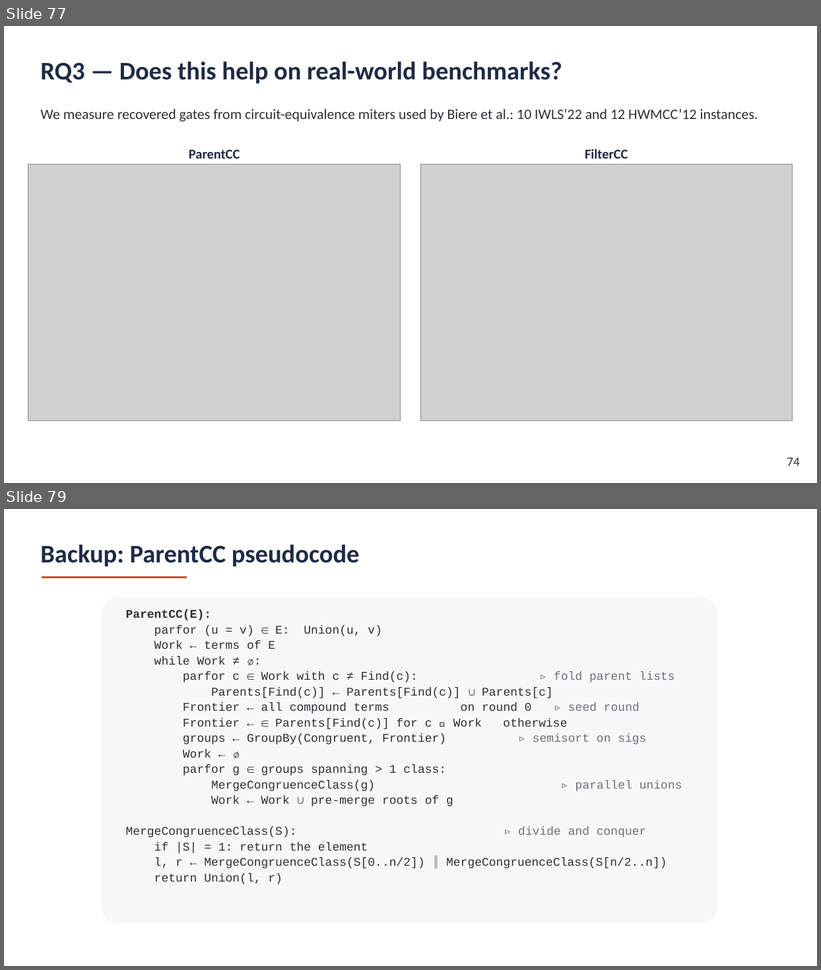
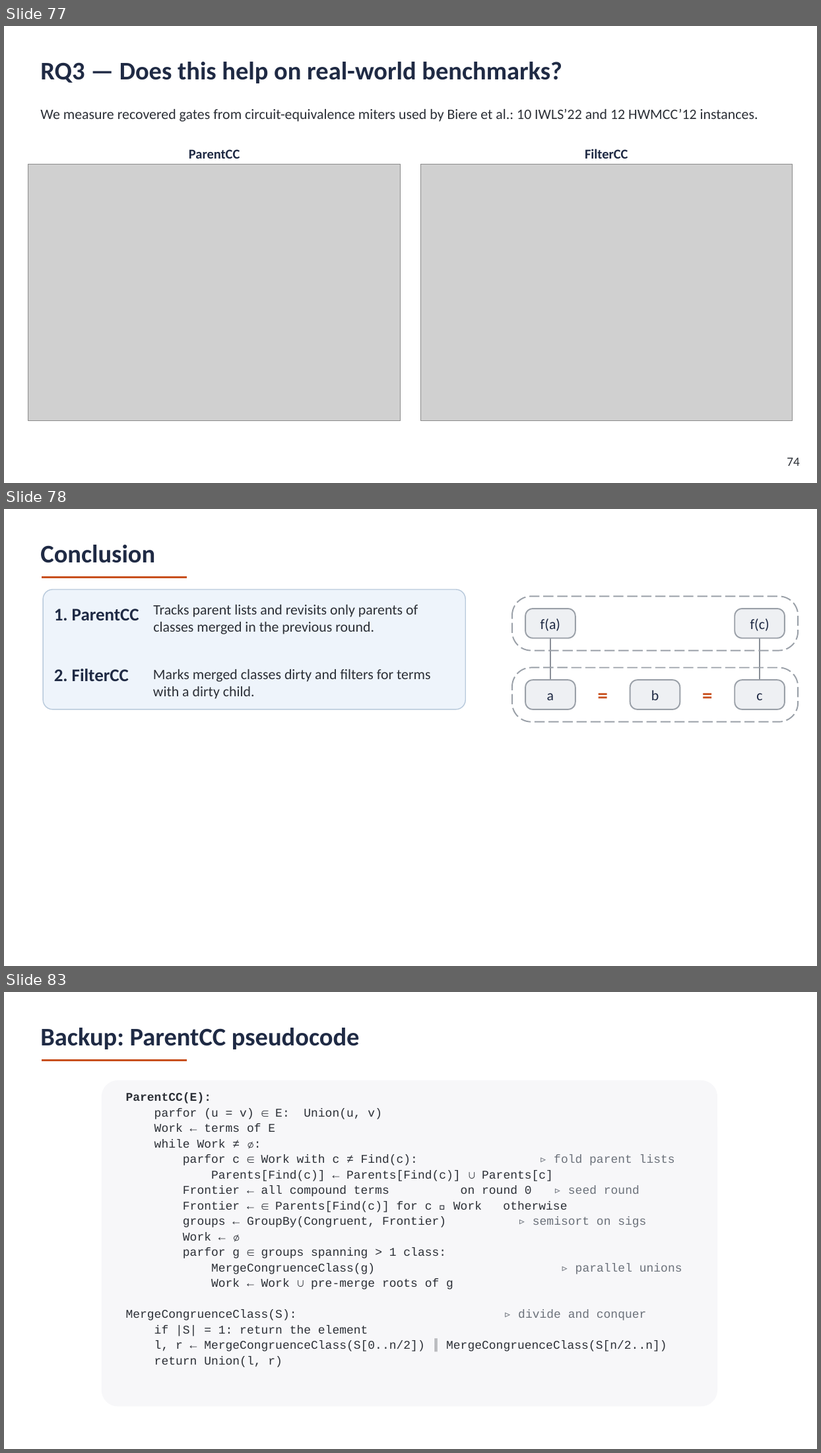
Before and after one commit to amarshah1/parallelcc-paper, a slide deck: slides/parallelcc-part1-version-2.pptx. Shown one above the other, each under a label of ours: slides 77 and 79 before the commit, slides 77, 78 and 83 after it; the slides between them are not shown. The pictures are 821x970 and 821x1453 pixels, drawn with LibreOffice and Linux fonts; fonts in the diff are those of the drawing; grey boxes stand for pictures. Boxes give left, top, right and bottom in pixels: in the first picture for what was removed or moved away, otherwise in the second. Text is boxed around its words. In the diff, an @@ line names an element or a change of style, - is before the commit and + after.

```diff
--- a/slides/parallelcc-part1-version-2.pptx
+++ b/slides/parallelcc-part1-version-2.pptx
@@ slide 78 added at [4,509,817,966], background #FFFFFF @@
@@ text added at [40,545,155,563], 30 pt, text #1F2A44, bold @@
+Conclusion
@@ line added from (42, 578) to (187, 578), #C8501E 2.5 pt @@
@@ rounded rectangle added at [43,590,466,710], fill #EEF4FB, outline #B9CADC 1.1 pt @@
@@ text added at [153,605,418,634], 17 pt, text #2B2F36 @@
+Tracks parent lists and revisits only parents of classes merged in the previous round.
@@ rounded rectangle added at [512,596,798,650], outline #9AA0A8 1.5 pt dashed @@
@@ text added at [54,609,139,621], 21 pt, text #1F2A44, bold @@
+1. ParentCC
@@ rounded rectangle added at [525,609,576,638], fill #EEF0F3, outline #9AA0A8 1.5 pt, 17 pt, text #1F2A44 @@
+f(a)
@@ rounded rectangle added at [735,609,785,638], fill #EEF0F3, outline #9AA0A8 1.5 pt, 17 pt, text #1F2A44 @@
+f(c)
@@ line added from (550, 638) to (550, 681), #8A8F98 1.5 pt @@
@@ line added from (760, 638) to (760, 681), #8A8F98 1.5 pt @@
@@ text added at [54,669,129,681], 21 pt, text #1F2A44, bold @@
+2. FilterCC
@@ text added at [153,669,431,699], 17 pt, text #2B2F36 @@
+Marks merged classes dirty and filters for terms with a dirty child.
@@ rounded rectangle added at [512,667,798,722], outline #9AA0A8 1.5 pt dashed @@
@@ rounded rectangle added at [525,681,576,710], fill #EEF0F3, outline #9AA0A8 1.5 pt, 17 pt, text #1F2A44 @@
+a
@@ text added at [587,681,620,709], 24 pt, text #C8501E, bold @@
+=
@@ rounded rectangle added at [630,681,680,710], fill #EEF0F3, outline #9AA0A8 1.5 pt, 17 pt, text #1F2A44 @@
+b
@@ text added at [691,681,725,709], 24 pt, text #C8501E, bold @@
+=
@@ rounded rectangle added at [735,681,785,710], fill #EEF0F3, outline #9AA0A8 1.5 pt, 17 pt, text #1F2A44 @@
+c
@@ what was slide 79 is now slide 83 @@
```
Also in this commit, not shown: 1 slide changed, 3 other slides added.
